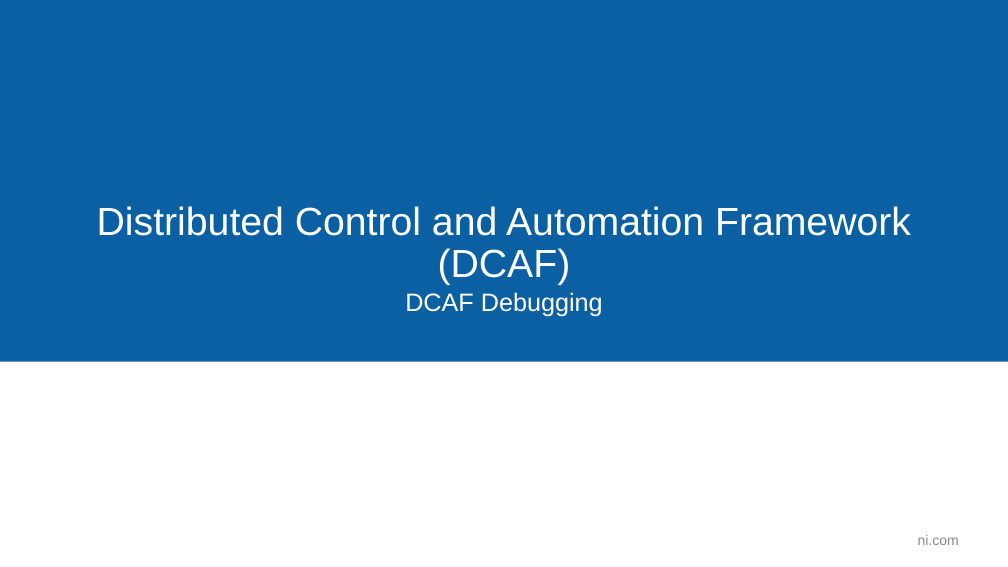
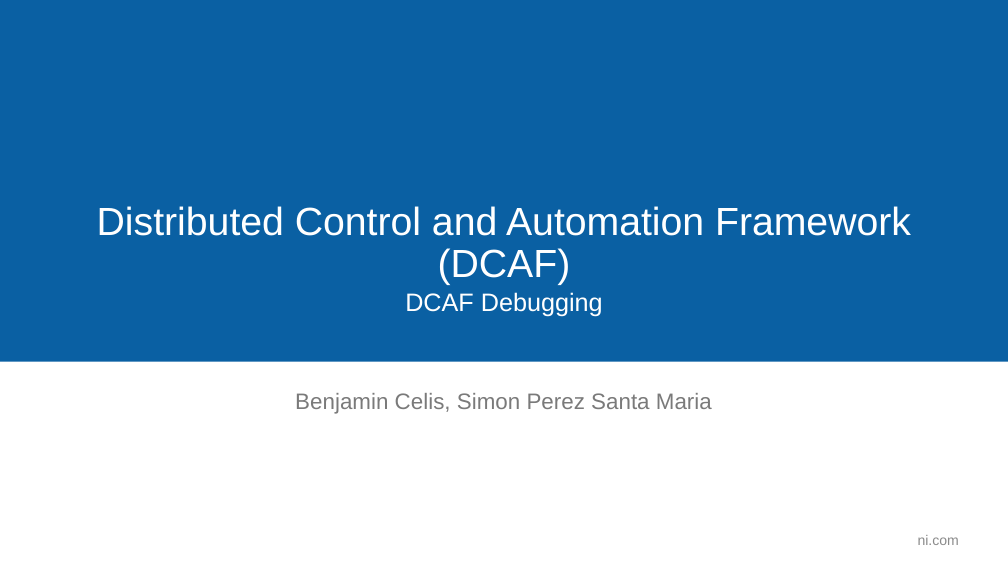
Before and after one commit to LabVIEW-DCAF/Documentation, a slide deck: slide 1 of Trunk/Getting Started Material/DCAF Training/8 Debugging DCAF.pptx. Drawn at 1008x567 pixels with LibreOffice and Linux fonts; fonts in the diff are those of the drawing; background and template pictures are left out. Boxes give left, top, right and bottom in pixels: in the first picture for what was removed or moved away, otherwise in the second. Text is boxed around its words. In the diff, an @@ line names an element or a change of style, - is before the commit and + after.

```diff
--- a/Trunk/Getting Started Material/DCAF Training/8 Debugging DCAF.pptx
+++ b/Trunk/Getting Started Material/DCAF Training/8 Debugging DCAF.pptx
@@ text added at bbox=[295, 393, 712, 414], 21.3 pt, text #7A7A7A @@
+Benjamin Celis, Simon Perez Santa Maria
```
Also in this commit, not shown: 2 other slides changed, 10 slides added, 1 slide removed.
